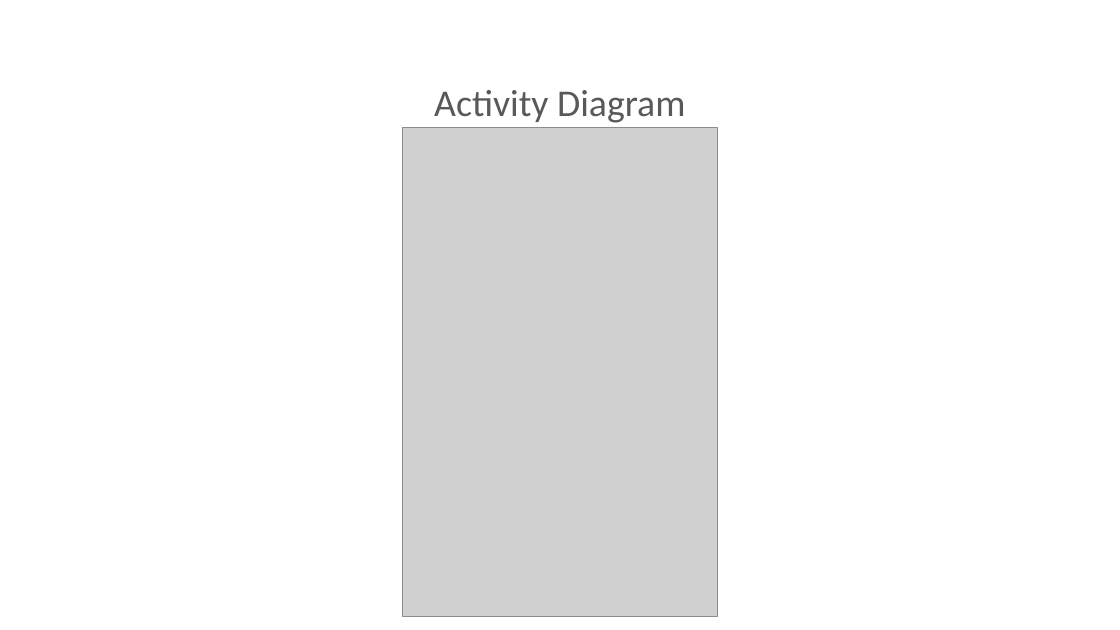
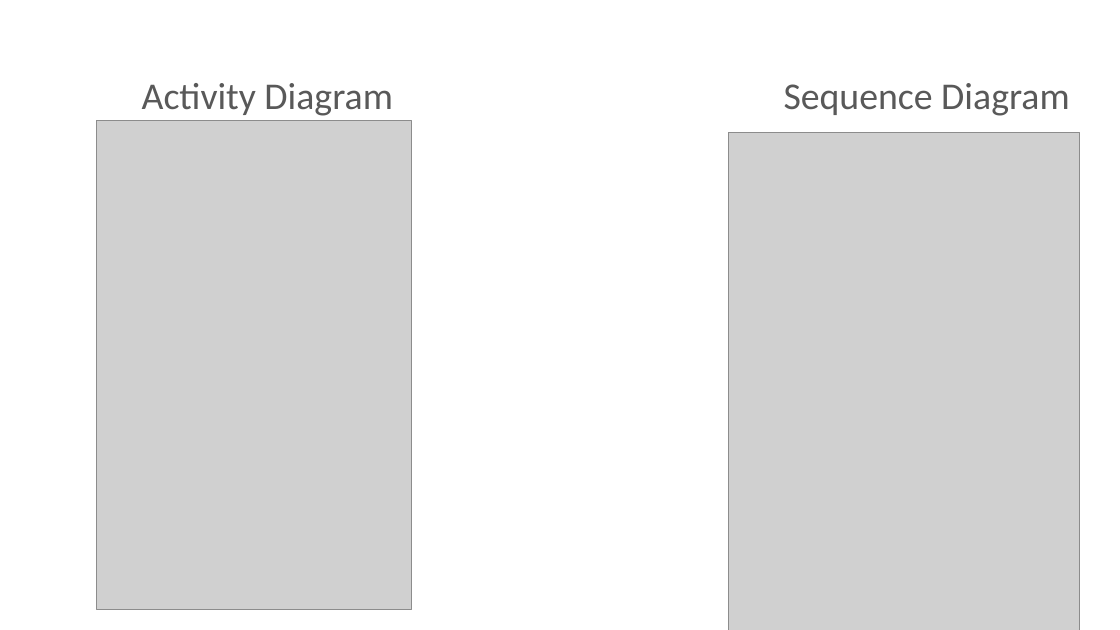
Before and after one commit to shahanxali/Mendeleev-s-Marvel, a slide deck: slide 11 of PPT_.pptx (slide 14 before the commit). Drawn at 1120x630 pixels with LibreOffice and Linux fonts; fonts in the diff are those of the drawing; grey boxes stand for pictures; background and template pictures are left out. Boxes give left, top, right and bottom in pixels: in the first picture for what was removed or moved away, otherwise in the second. Text is boxed around its words. In the diff, an @@ line names an element or a change of style, - is before the commit and + after.

```diff
--- a/PPT_.pptx
+++ b/PPT_.pptx
@@ title "Activity Diagram": place and size @@
-title "Activity Diagram" at [434,90,685,123]
+title "Activity Diagram" at [142,83,392,116]
@@ text added at [784,83,1069,116], 32.4 pt, text #595959 @@
+Sequence Diagram
@@ picture: place and size @@
-picture at [402,128,718,617]
+picture at [97,120,412,609]
@@ picture added at [728,133,1080,630] @@
```
Also in this commit, not shown: 8 other slides changed, 4 slides added, 8 slides removed, 7 other files.
